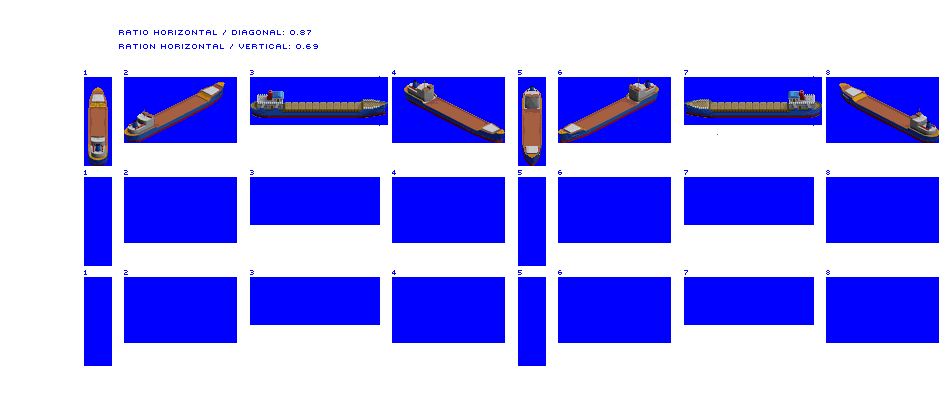
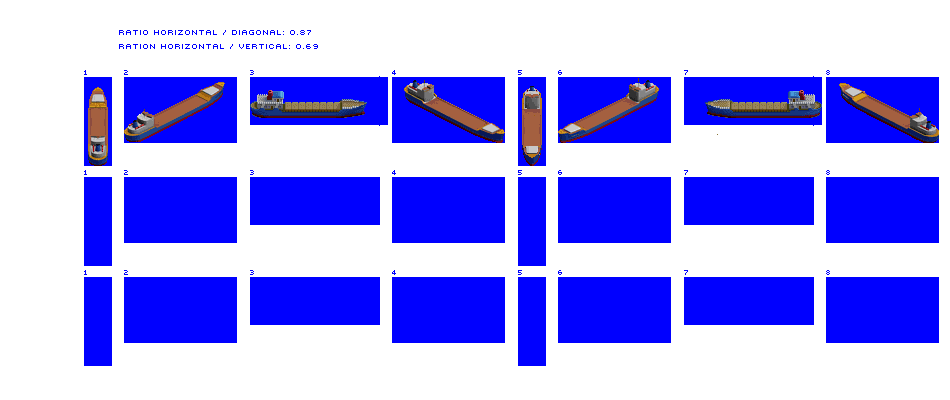
Two versions of the same layered image (950x400). Layer-by-layer changes:
painted on "Large Coaster" over [306, 99, 771, 118]
